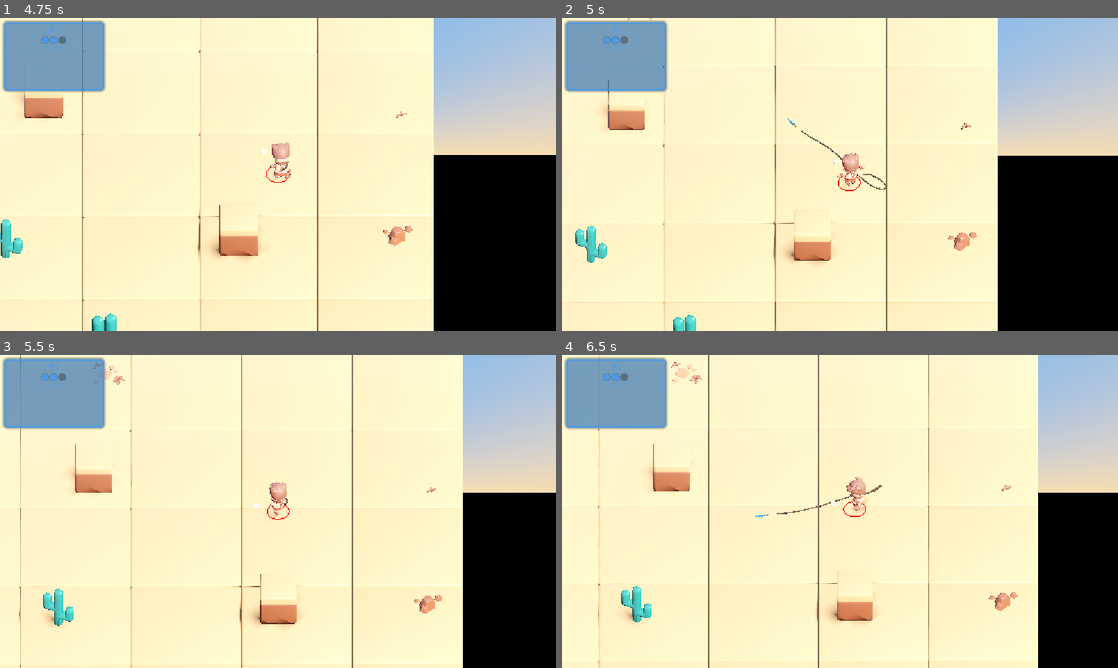
Above: before the commit, frames 1-4 (two rows, left to right).
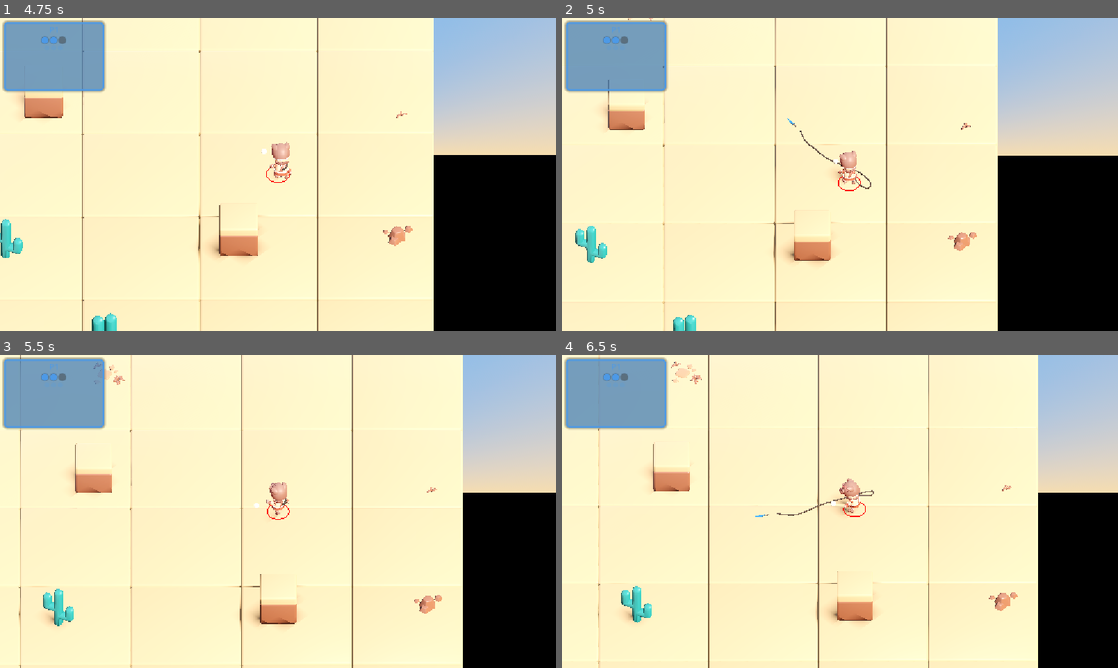
Above: after the commit, the same moments.

Repository: haotsai101/ropedart-arena
Game: Godot game, scene res://tests/test_player_map_boundary.tscn
Same seed, same stepped clock (60 frames per second), same inputs: the game is played once before the commit and once after it. This scene is started directly instead of the project's main scene.
Inputs (mouse positions are in pixels of both pictures, inside the frame that each line leads up to):
- Up to frame 1 (4.75 s): tap Enter (ui_accept) at 0.5, 0.77, 2, 3.77 s; move the mouse to (250, 237) at 0.52 s; hold Up (ui_up) 0.53-1.25 s; tap B at 0.6 s; click (250, 237) at 0.67 s; drag from (444, 221) to (250, 237) at 1.27 s; move the mouse to (111, 127) at 2.02 s; hold Left (ui_left) 2.03-2.75 s; tap R at 2.1 s; drag from (305, 174) to (111, 127) at 2.77 s; move the mouse to (194, 96) at 3.52 s; hold Down (ui_down) 3.53-4.25 s; tap Backspace at 3.6 s; drag from (400, 158) to (194, 96) at 4.27 s
- Up to frame 2 (5 s): no input
- Up to frame 3 (5.5 s): move the mouse to (166, 527) at 5.02 s; hold Up (ui_up) from 5.03 s (still down); hold Shift from 5.03 s (still down); click (166, 527) at 5.17 s
- Up to frame 4 (6.5 s): release Up (ui_up) at 5.75 s; release Shift at 5.75 s; drag from (895, 442) to (728, 527) at 5.77 s

Frame 1 is identical in both runs. In frame 2, 0.4% of the frame differs, in the area x 42-59%, y 36-55%; in frame 3, less than 0.1%; in frame 4, 0.5%, in the area x 39-58%, y 38-52%.

Commit message:
feat: throw/recall animations play a full Enter->Hold->Exit sequence, movement always overrides
Replaces the single one-shot "Spell_Simple_Shoot" throw clip and the bare
looping "Push" recall clip with a proper 3-phase sequence for each action
(Spell_Simple_Enter -> Hold -> Spell_Simple_Exit), retargeted from
Quaternius's UAL onto the shared Rig_Medium rig (assets/animations/
spell_cast.glb, built headless via Blender -- see build_spell_cast.py).
Throw's Hold is Spell_Simple_Idle (held while the dart is still FLYING);
recall's Hold stays the existing Push loop (held while _is_recalling).

Per explicit requirement, walk/dash animations now always cut the display
away from these sequences the instant the player moves -- a reversal from
recall's old behavior, where "Push" sat above movement and looped
uninterrupted while walking. Phase progress is tracked by elapsed time
against each clip's own length rather than AnimationPlayer.is_playing(),
so the sequence keeps advancing correctly in the background even while
movement is what's actually being displayed.

Co-Authored-By: Claude Sonnet 5 <noreply@anthropic.com>

Diff:
--- a/scripts/player.gd
+++ b/scripts/player.gd
@@ -671,10 +671,23 @@
 ## old fruit rig, just with a fuller ~20-bone map and re-exported under the
 ## "Rig_Medium" name so its track paths resolve the same way as the two
 ## KayKit files below).
+## spell_cast.glb is the same technique applied to 3 more UAL clips --
+## Spell_Simple_Enter/Spell_Simple_Idle_Loop/Spell_Simple_Exit -- retargeted
+## in a separate Blender pass (headless `blender --background --python`, not
+## the interactive MCP bridge, which crashed on this project's UAL1_Standard
+## import; see the retargeting commit for the reconstructed 16-bone map:
+## hips/spine/chest/head + both arms + both legs) and exported as its own
+## small glb rather than appended into the already-working combat_moves.glb,
+## so the two throw/melee clips already retargeted there are never touched.
+## Drives the throw's Enter->Idle->Exit sequence in _process() (see
+## ThrowAnimPhase) -- Spell_Simple_Shoot itself (still in combat_moves.glb)
+## is no longer played; the 3-phase sequence replaces it entirely per
+## explicit user direction ("Use Spell Simple Enter, idle, and exit").
 const ANIM_SOURCES: Array[String] = [
 	"res://assets/kaykit_adventurers/animations/Rig_Medium_MovementBasic.glb",
 	"res://assets/kaykit_adventurers/animations/Rig_Medium_General.glb",
 	"res://assets/animations/combat_moves.glb",
+	"res://assets/animations/spell_cast.glb",
 ]
 
 ## The old fruit-character locomotion clips were authored with a "_Loop"
@@ -690,10 +703,56 @@
 	"Idle_A", "Idle_B", "Walking_A", "Walking_B", "Walking_C", "Running_A", "Running_B",
 ]
 
-## One-shot action clips triggered from gameplay code (throw/slash/kick) --
+## One-shot action clips triggered from gameplay code (slash/kick) --
 ## _process()'s per-frame locomotion selection must not stomp these mid-play,
-## see the action_playing guard there.
-const ONE_SHOT_ACTION_CLIPS: Array[String] = ["Spell_Simple_Shoot", "Sword_Attack", "Punch_Jab"]
+## see the action_playing guard there. Throw/recall are NOT one-shot clips
+## any more -- see ThrowAnimPhase/RecallAnimPhase below for their own
+## Enter->Hold->Exit sequencing, which is driven by elapsed time rather than
+## AnimationPlayer.is_playing() (see _advance_throw_anim()'s comment for why).
+const ONE_SHOT_ACTION_CLIPS: Array[String] = ["Sword_Attack", "Punch_Jab"]
+
+## Throw and recall are each a 3-phase Enter -> Hold -> Exit sequence built
+## from the same two bookend clips (Spell_Simple_Enter/Spell_Simple_Exit,
+## see spell_cast.glb's own doc comment above) around a different Hold clip
+## per action -- Spell_Simple_Idle_Loop for the throw's brief "cast held"
+## moment, the pre-existing "Push" loop for the recall's actual reel-in
+## motion (unchanged from before this feature; CLAUDE.md's own move-design
+## notes already call this "Retrieval (Reel In)" and Push_Loop already reads
+## as pulling something back, so it stays the Hold clip rather than being
+## replaced).
+##
+## Phase advancement is driven by ELAPSED TIME (per-phase timers below,
+## ticked every _process() frame in _advance_throw_anim()/
+## _advance_recall_anim()), not by AnimationPlayer.is_playing() -- unlike
+## the melee ONE_SHOT_ACTION_CLIPS guard above. This is deliberate: per this
+## feature's hard requirement, movement must be able to instantly cut the
+## DISPLAYED clip to Walking_A/Running_A mid-sequence (see _process()'s
+## selection chain), which means the AnimationPlayer itself may be showing a
+## movement clip instead of the sequence's own clip for a stretch of real
+## time -- so is_playing()/is the-sequence-clip-still-current can't be relied
+## on to track sequence progress, since the sequence's own clip may not be
+## the one actually loaded into the (single, shared) AnimationPlayer at all
+## right then. A plain elapsed-time timer against each clip's own real
+## Animation.length (see _anim_clip_length()) advances correctly regardless
+## of what's currently being displayed, then resumes displaying whatever
+## phase is current the moment movement stops -- at the cost of not
+## resuming mid-clip (a fresh movement interruption always restarts the
+## current phase's clip from frame 0 once movement stops), a deliberate,
+## documented trade-off for correctness+simplicity over frame-perfect
+## resumption.
+enum ThrowAnimPhase { NONE, ENTER, HOLD, EXIT }
+var _throw_anim_phase: int = ThrowAnimPhase.NONE
+var _throw_anim_timer: float = 0.0
+var _recall_anim_phase: int = ThrowAnimPhase.NONE
+var _recall_anim_timer: float = 0.0
+## Mirrors rope_dart.gd's State.FLYING ordinal -- see DART_STATE_ANCHORED's
+## own comment above for why this is duplicated by hand rather than shared.
+## Drives the throw sequence's HOLD->EXIT transition: held for as long as
+## the just-thrown dart is still actually flying (a fast point-blank hit
+## exits almost immediately; a full-range throw that anchors at max
+## ROPE_LENGTH holds noticeably longer), matching the real weapon behavior
+## instead of a fixed timer.
+const DART_STATE_FLYING: int = 0
 
 func _setup_animation() -> void:
 	## Attach a fresh AnimationPlayer next to this character's Skeleton3D and
@@ -978,6 +1037,87 @@
 	_current_anim = anim_name
 
 
+## Real length of an imported clip, or a short fallback if the clip is
+## missing (e.g. the Blender retarget didn't produce it) -- see
+## ThrowAnimPhase's doc comment for why phase advancement is timed against
+## this instead of AnimationPlayer.is_playing(). Godot's glTF importer
+## strips a "_Loop"/"-loop" suffix and marks the result as looping (see
+## LOOPING_CLIPS' own comment on this codebase's existing precedent with
+## "Push_Loop" -> "Push") -- callers pass the POST-STRIP name, matching
+## every other clip-name reference in this file.
+func _anim_clip_length(clip_name: String, fallback: float = 0.3) -> float:
+	if _anim_player != null and _anim_player.has_animation(clip_name):
+		return maxf(_anim_player.get_animation(clip_name).length, 0.05)
+	return fallback
+
+
+## Advances the throw sequence's own phase/timer state every _process()
+## frame, independent of whether that phase's clip is actually the one
+## loaded in the (single, shared) AnimationPlayer right now -- see
+## ThrowAnimPhase's doc comment. No-op once the phase is NONE (nothing
+## thrown, or the previous sequence already finished).
+func _advance_throw_anim(delta: float) -> void:
+	if _throw_anim_phase == ThrowAnimPhase.NONE:
+		return
+	_throw_anim_timer += delta
+	match _throw_anim_phase:
+		ThrowAnimPhase.ENTER:
+			if _throw_anim_timer >= _anim_clip_length("Spell_Simple_Enter"):
+				_throw_anim_phase = ThrowAnimPhase.HOLD
+				_throw_anim_timer = 0.0
+		ThrowAnimPhase.HOLD:
+			# Held for as long as the dart is still actually FLYING -- see
+			# DART_STATE_FLYING's own comment for why this (not a fixed
+			# timer) drives the HOLD->EXIT transition.
+			var dart_flying: bool = dart != null and is_instance_valid(dart) and dart.state == DART_STATE_FLYING
+			if not dart_flying:
+				_throw_anim_phase = ThrowAnimPhase.EXIT
+				_throw_anim_timer = 0.0
+		ThrowAnimPhase.EXIT:
+			if _throw_anim_timer >= _anim_clip_length("Spell_Simple_Exit"):
+				_throw_anim_phase = ThrowAnimPhase.NONE
+				_throw_anim_timer = 0.0
+
+
+## Same shape as _advance_throw_anim() but for the recall/retrieval
+## sequence -- HOLD lasts for as long as _is_recalling stays true (cleared
+## in _on_dart_returned() the instant the dart is actually back in hand),
+## then EXIT plays out on its own real length before returning to NONE.
+func _advance_recall_anim(delta: float) -> void:
+	if _recall_anim_phase == ThrowAnimPhase.NONE:
+		return
+	_recall_anim_timer += delta
+	match _recall_anim_phase:
+		ThrowAnimPhase.ENTER:
+			if _recall_anim_timer >= _anim_clip_length("Spell_Simple_Enter"):
+				_recall_anim_phase = ThrowAnimPhase.HOLD
+				_recall_anim_timer = 0.0
+		ThrowAnimPhase.HOLD:
+			if not _is_recalling:
+				_recall_anim_phase = ThrowAnimPhase.EXIT
+				_recall_anim_timer = 0.0
+		ThrowAnimPhase.EXIT:
+			if _recall_anim_timer >= _anim_clip_length("Spell_Simple_Exit"):
+				_recall_anim_phase = ThrowAnimPhase.NONE
+				_recall_anim_timer = 0.0
+
+
+func _throw_anim_clip() -> String:
+	match _throw_anim_phase:
+		ThrowAnimPhase.ENTER: return "Spell_Simple_Enter"
+		ThrowAnimPhase.HOLD: return "Spell_Simple_Idle"
+		ThrowAnimPhase.EXIT: return "Spell_Simple_Exit"
+	return ""
+
+
+func _recall_anim_clip() -> String:
+	match _recall_anim_phase:
+		ThrowAnimPhase.ENTER: return "Spell_Simple_Enter"
+		ThrowAnimPhase.HOLD: return "Push"
+		ThrowAnimPhase.EXIT: return "Spell_Simple_Exit"
+	return ""
+
+
 func _process(delta: float) -> void:
 	# Smooth speed ratio toward current velocity magnitude (0.0–1.0)
 	var speed_ratio: float = velocity.length() / move_speed
@@ -994,31 +1134,45 @@
 
 	var is_moving: bool = _move_speed_smooth > 0.1 and not _is_dashing
 
+	# Advance both sequences' own phase/timer state every frame regardless of
+	# what's actually selected for display below -- see ThrowAnimPhase's doc
+	# comment for why this has to be decoupled from AnimationPlayer.is_playing().
+	_advance_throw_anim(delta)
+	_advance_recall_anim(delta)
+
 	# Skeletal locomotion animation, using KayKit's actual clip names
 	# (Idle_A from Rig_Medium_General.glb, Walking_A/Running_A from
 	# Rig_Medium_MovementBasic.glb — see _setup_animation()'s ANIM_SOURCES).
-	# Dash takes priority over the is_moving check — while dashing we're moving
-	# far faster than a walk, so cut straight to the run clip regardless of the
-	# (dash-excluded) is_moving state used for Walk/Idle and the procedural bob.
-	# A one-shot action clip (throw/slash/kick) gets to finish playing first --
+	# A one-shot melee clip (slash/kick) gets to finish playing first --
 	# otherwise this per-frame selection would stomp it within a single frame
-	# of it starting, since nothing here else calls _play_anim(). Recall is a
-	# separate override since "Push" is a looping clip -- is_playing() never
-	# goes false on its own, so it needs the explicit _is_recalling flag
-	# (cleared in _on_dart_returned()) as its end condition instead. Charging
-	# also needs its own override even though "Sword_Idle" is NOT looping
-	# (plays once and holds its last frame, deliberately -- see
+	# of it starting, since nothing here else calls _play_anim(). Charging
+	# needs its own override even though "Sword_Idle" is NOT looping (plays
+	# once and holds its last frame, deliberately -- see
 	# _update_charge_shake() for the tremble once that held pose means "max
 	# charge"): without this branch, once is_playing() goes false on its own
 	# at the end, the elif chain below would fall through to Idle_A/Walking_A
-	# and stomp the held pose. _is_charging is cleared on throw_just_released
-	# in the throw/charge block below, right as _throw() fires and plays the
-	# one-shot "Spell_Simple_Shoot" -- so charging's held "Sword_Idle" pose
-	# hands off to the throw clip in the same frame the button is released.
+	# and stomp the held pose. Neither of these two can actually coincide
+	# with movement in practice (melee is gated off during a dash/charge, and
+	# charging itself zeroes velocity), so their position relative to
+	# dash/is_moving below is moot either way -- left exactly where they were
+	# before this feature to minimize the diff.
+	#
+	# Movement (dash/walk) comes next and, per this feature's hard
+	# requirement, ALWAYS wins over the throw/recall Enter->Hold->Exit
+	# sequences below it -- if the player starts moving mid-sequence, the
+	# displayed clip cuts straight to Running_A/Walking_A; the sequence's own
+	# phase timers keep advancing in the background regardless (see
+	# _advance_throw_anim()/_advance_recall_anim() above) and pick back up
+	# displaying correctly the moment movement stops. This is a deliberate
+	# reversal from the OLD behavior, where recall's "Push" sat ABOVE
+	# movement in this same chain (a player could walk around freely while
+	# "Push" kept looping the whole time, unbroken) -- per explicit user
+	# direction this session, movement must now always take visible priority.
+	# Melee's one-shot clips keep their OLD relative position (above
+	# movement, via action_playing below) since that's out of scope for this
+	# feature and wasn't reported as an issue.
 	var action_playing: bool = _anim_player != null and _current_anim in ONE_SHOT_ACTION_CLIPS and _anim_player.is_playing()
-	if _is_recalling:
-		_play_anim("Push")
-	elif _is_charging:
+	if _is_charging:
 		_play_anim("Sword_Idle")
 	elif action_playing:
 		pass
@@ -1026,6 +1180,10 @@
 		_play_anim("Running_A")
 	elif is_moving:
 		_play_anim("Walking_A", WALK_ANIM_SPEED)
+	elif _recall_anim_phase != ThrowAnimPhase.NONE:
+		_play_anim(_recall_anim_clip())
+	elif _throw_anim_phase != ThrowAnimPhase.NONE:
+		_play_anim(_throw_anim_clip())
 	else:
 		_play_anim("Idle_A")
 
@@ -1256,6 +1414,8 @@
 			elif dart.has_method("recall"):
 				dart.recall()
 				_is_recalling = true
+				_recall_anim_phase = ThrowAnimPhase.ENTER
+				_recall_anim_timer = 0.0
 
 		if _is_charging:
 			if throw_held:
@@ -1355,7 +1515,11 @@
 	dart = dart_scene.instantiate()
 	get_parent().add_child(dart)
 	dart.launch(self, get_pos_2d(), aim_dir, ratio)
-	_play_anim("Spell_Simple_Shoot")
+	# Enter->Hold->Exit sequence (see ThrowAnimPhase) replaces the old single
+	# "Spell_Simple_Shoot" one-shot clip -- _process()'s _advance_throw_anim()
+	# drives the phase forward every frame from here.
+	_throw_anim_phase = ThrowAnimPhase.ENTER
+	_throw_anim_timer = 0.0
 
 
 func get_pos_2d() -> Vector2:
@@ -2024,6 +2188,17 @@
 	if dart != null:
 		dart.queue_free()
 		dart = null
+	# Force-freeing the dart above bypasses _on_dart_returned() (only called
+	# from rope_dart.gd's own _pick_up(), which never runs here) -- without
+	# this, a kill mid-recall would leave _is_recalling/_recall_anim_phase
+	# permanently stuck true, so after respawning the recall Hold phase
+	# ("Push") would loop forever with no dart and no way to clear it. Same
+	# reasoning applies to a kill mid-throw-sequence (_throw_anim_phase).
+	_is_recalling = false
+	_throw_anim_phase = ThrowAnimPhase.NONE
+	_throw_anim_timer = 0.0
+	_recall_anim_phase = ThrowAnimPhase.NONE
+	_recall_anim_timer = 0.0
 	player_killed.emit(self)
 	if lives > 0:
 		_respawn_timer = get_tree().create_timer(1.5)
@@ -2064,6 +2239,10 @@
 	_charge_time = 0.0
 	_charge_shake_time = 0.0
 	_is_recalling = false
+	_throw_anim_phase = ThrowAnimPhase.NONE
+	_throw_anim_timer = 0.0
+	_recall_anim_phase = ThrowAnimPhase.NONE
+	_recall_anim_timer = 0.0
 	_trip_timer = 0.0
 	_slow_timer = 0.0
 	_is_tripped = false
Binary file added: assets/animations/spell_cast.glb
Not shown, changed: CLAUDE.md
Not shown, added: assets/animations/build_spell_cast.py
